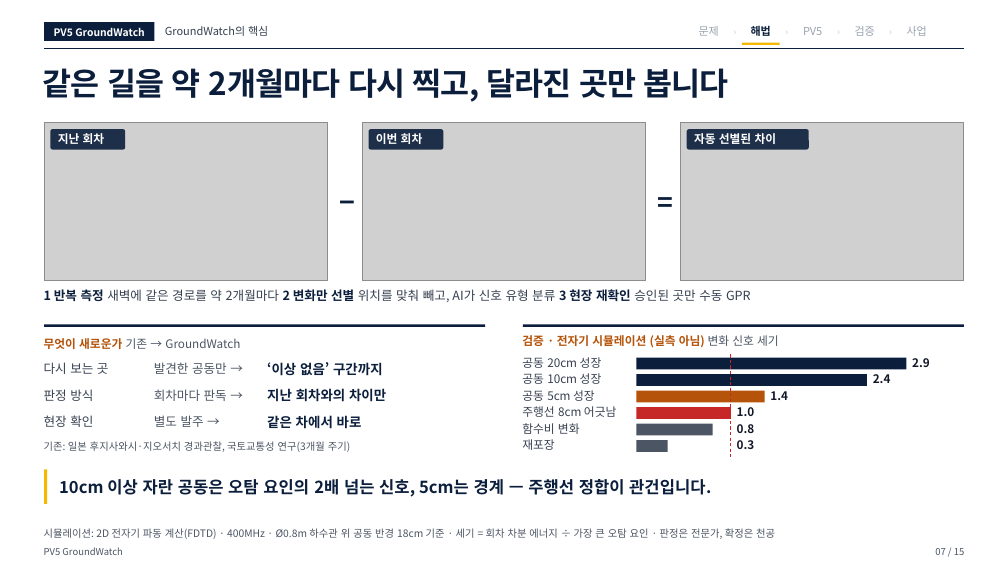
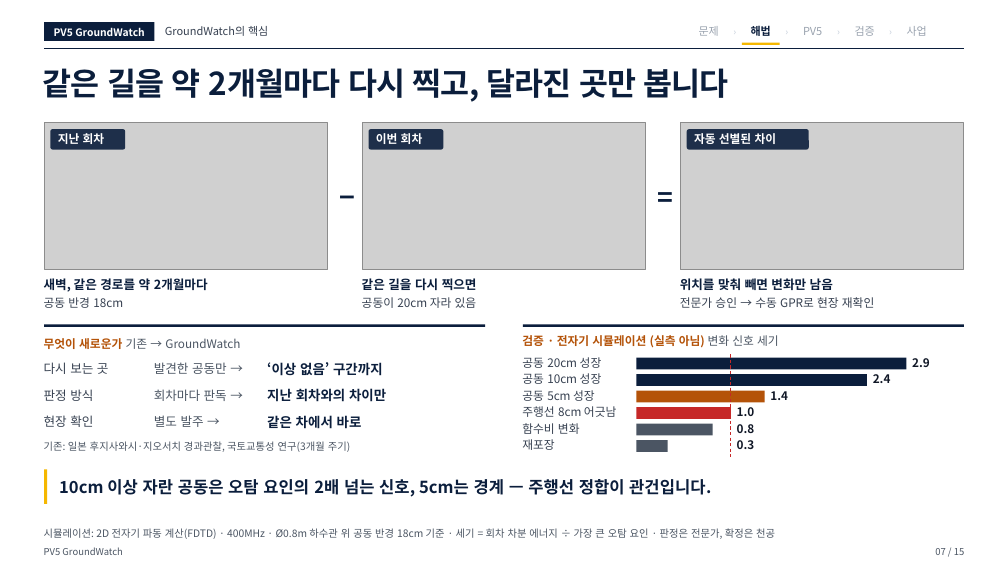
Before and after one commit to woojin-choe/pv5-hose-lab, a slide deck: slide 7 of ppt_all/PV5_GroundWatch_10_23.pptx. Drawn at 1008x567 pixels with LibreOffice and Linux fonts; fonts in the diff are those of the drawing; grey boxes stand for pictures. Boxes give left, top, right and bottom in pixels: in the first picture for what was removed or moved away, otherwise in the second. Text is boxed around its words. In the diff, an @@ line names an element or a change of style, - is before the commit and + after.

```diff
--- a/ppt_all/PV5_GroundWatch_10_23.pptx
+++ b/ppt_all/PV5_GroundWatch_10_23.pptx
@@ picture: place and size @@
-picture at (44,123,327,280)
+picture at (44,123,327,269)
@@ picture: place and size @@
-picture at (362,123,646,280)
+picture at (362,123,646,269)
@@ picture: place and size @@
-picture at (681,123,964,280)
+picture at (681,123,964,269)
@@ text "−": place and size @@
-text "−" at (338,186,357,228)
+text "−" at (338,181,357,222)
@@ text "=": place and size @@
-text "=" at (656,186,675,228)
+text "=" at (656,181,675,222)
@@ text removed at (44,289,751,302) @@
-1 반복 측정 새벽에 같은 경로를 약 2개월마다 2 변화만 선별 위치를 맞춰 빼고, AI가 신호 유형 분류 3 현장 재확인 승인된 곳만 수동 GPR
@@ group added at (44,278,874,308): 6 texts @@
+새벽, 같은 경로를 약 2개월마다
+공동 반경 18cm
+같은 길을 다시 찍으면
+공동이 20cm 자라 있음
+위치를 맞춰 빼면 변화만 남음
+전문가 승인 → 수동 GPR로 현장 재확인
```
Also in this commit, not shown: 2 other slides changed, 8 other files.
